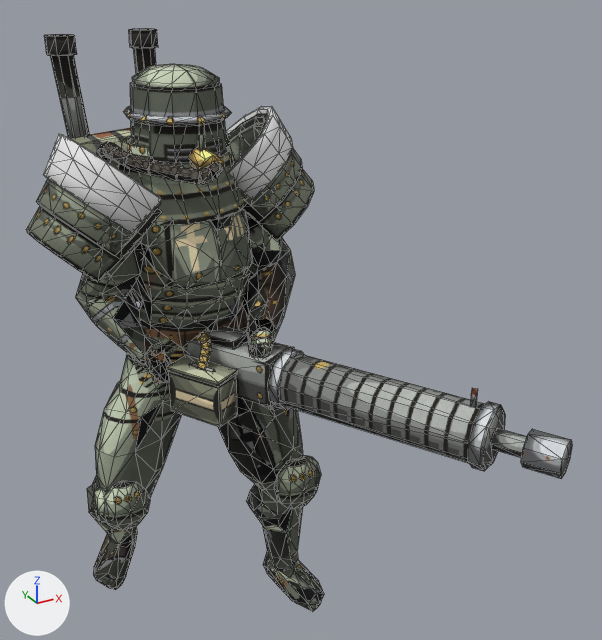
Before and after pictures for a commit that changed the Blender file tools/art/blend/mechanized-heavy-infantry.blend.
The view is the same before and after, from a camera (50 mm lens) standing at (-0.564, -1.536, 1.344) and looking at (0.141, -0.254, 0.703). Every picture has the same lights, and +X, +Y and +Z are marked at lower left. The older version comes first. Mesh edges are drawn as thin lines.

Names of what the first picture shows: 'Accent', 'Back', 'Body', 'Chest', 'Helmet', 'Weapon'.
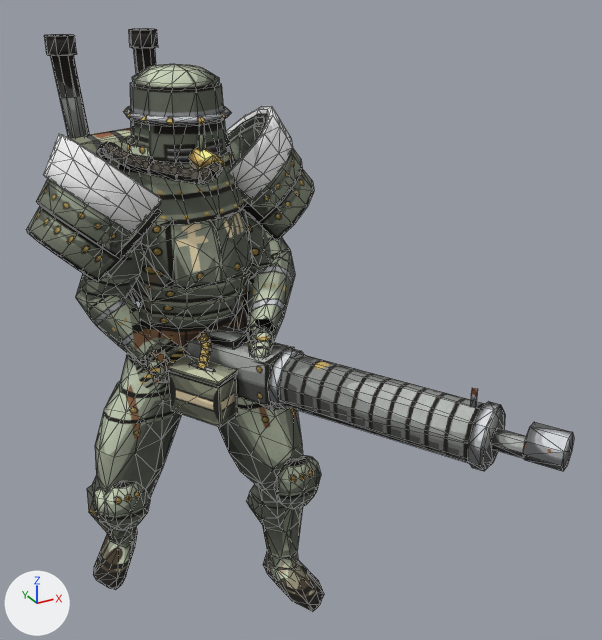
Pixel boxes (x1, y1, x2, y2) of what changed, in the pictures (602 x 640 px; the box of a moved part takes in the faces that stretch with it):
```json
{"object": "Weapon", "change": "reshaped", "before": [152, 326, 572, 479], "after": [152, 326, 574, 471]}
{"part": 1, "of": "me_body", "change": "surface changed", "before": [75, 214, 324, 611], "after": [75, 214, 324, 611]}
{"part": 3, "of": "me_weapon", "change": "moved or reshaped", "before": [521, 429, 572, 479], "after": [523, 422, 574, 471]}
```

Scene script edits in JSON lines:
```json
{"op": "add", "block": "img_mechanized_heavy_infantry_accent", "code": ["img_mechanized_heavy_infantry_accent = load_image('mechanized-heavy-infantry-Accent', '_unpacked/mechanized-heavy-infantry-Accent', 512, 512, 'sRGB')"]}
{"op": "add", "block": "mat_mechanized_heavy_infantryaccent", "code": ["mat_mechanized_heavy_infantryaccent = principled_material('mechanized-heavy-infantryAccent')", "mat_mechanized_heavy_infantryaccent.texture = img_mechanized_heavy_infantry_accent", "mat_mechanized_heavy_infantryaccent.roughness = 1.0"]}
{"block": "me_body", "where": "me_body.from_pydata(...)  # 808 vertices, 1496 faces; spans x -0.244..0.217, y -0.289..0.165, z 0.0..0.978"}
{"block": "me_body", "where": "# used by ob_body; location = (0.0, 0.0, 0.0)"}
{"block": "me_body", "change": "me_body part 1: 814 kept faces spanning x -0.244..0.21, y -0.289..0.165, z 0.0..0.978 get new texture (UV) coordinates"}
{"block": "me_accent", "where": "me_accent.from_pydata(...)  # 144 vertices, 280 faces; spans x -0.263..0.265, y -0.186..0.167, z 0.897..1.06"}
{"block": "me_accent", "where": "# used by ob_accent; location = (0.0, 0.0, 0.0)"}
{"op": "remove", "block": "me_accent", "code": "me_accent.materials.append(mat_accent)  # white #e7e7e7"}
{"block": "me_accent", "change": "me_accent part 2: texture (UV) coordinates changed"}
{"op": "add", "block": "me_accent", "code": "me_accent.materials.append(mat_mechanized_heavy_infantryaccent)  # picture img_mechanized_heavy_infantry_accent"}
{"block": "me_weapon", "where": "# used by ob_weapon; location = (0.0, 0.0, 0.0)"}
{"op": "remove", "block": "me_weapon", "code": "me_weapon.from_pydata(...)  # 244 vertices, 392 faces; spans x -0.108..0.383, y -0.76..-0.04, z 0.522..0.683"}
{"op": "add", "block": "me_weapon", "code": "me_weapon.from_pydata(...)  # 244 vertices, 392 faces; spans x -0.108..0.388, y -0.757..-0.04, z 0.522..0.683"}
{"block": "me_weapon", "change": "me_weapon part 3: the loose piece of 16 vertices spanning x 0.298..0.383, y -0.76..-0.674, z 0.572..0.634 is moved by (0.005, 0.003, 0.011)"}
```
